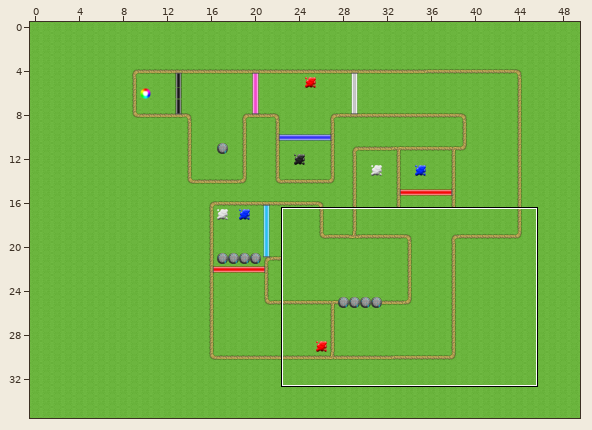
Tiled map, stored at android/assets/Map_Three.tmx. Above, an overview of the earlier version with the close-up marked.
Close-up. The starting point:
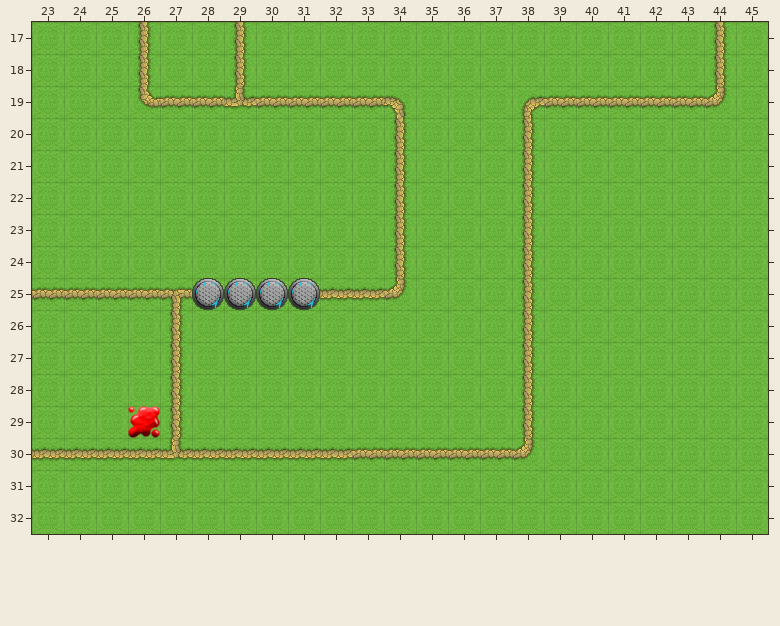
Cells are 32x32 px. Shown: x 23..45, y 17..32.
New version:
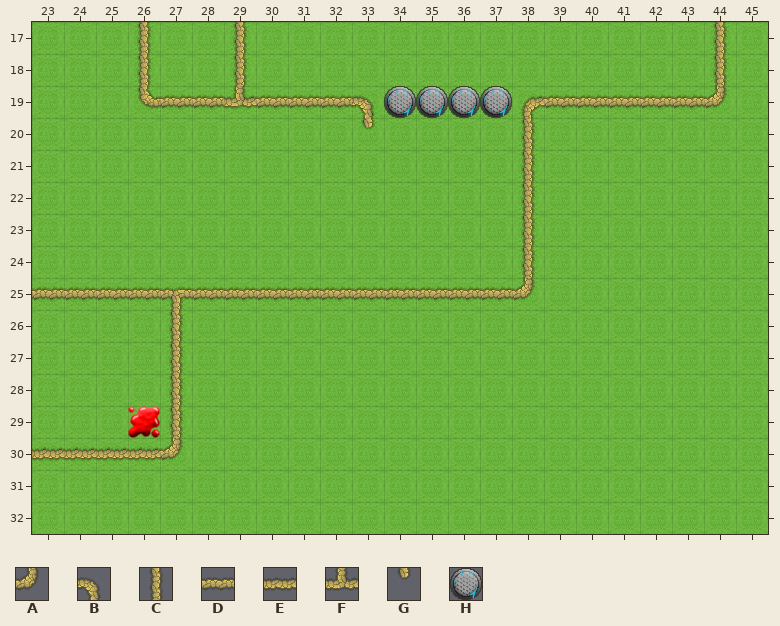
Key: from "ground": A 8, B 8 turned 270, C 9, D 9 turned 270, E 9 turned 90, F 10 turned 90, G 11; from "objects": H 26.
_ is an empty cell.
Author's note on the commit: Updated level 3 map layout.
From old to new:
Layer "walls":
The edit turns tile C into tile A in row 25 at x 38.
The edit turns tile F into tile A in row 30 at x 27.
The edit turns tile D into tile B in row 19 at x 33.
The edit turns tile A into tile D in row 25 at x 34.
The edit turns tile E into tile D in row 25 at x 32 to 33.
There is now tile D in row 25 at x 28 to 31 and 35 to 37.
There is now tile G in row 20 at x 33.
Tile A is gone in row 30 at x 38.
Tile B is gone in row 19 at x 34.
Tile C is gone in rows 20 to 24 at x 34; in rows 26 to 29 at x 38.
Tile D is gone in row 30 at x 33 to 37.
Tile E is gone in row 30 at x 28 to 32.
Layer "reset":
There is now tile H in row 19 at x 34 to 37.
Tile H is gone in row 25 at x 28 to 31.
Changed places in both close-ups, as pixel boxes (x1, y1, x2, y2):
changed: (160, 86, 535, 461)
